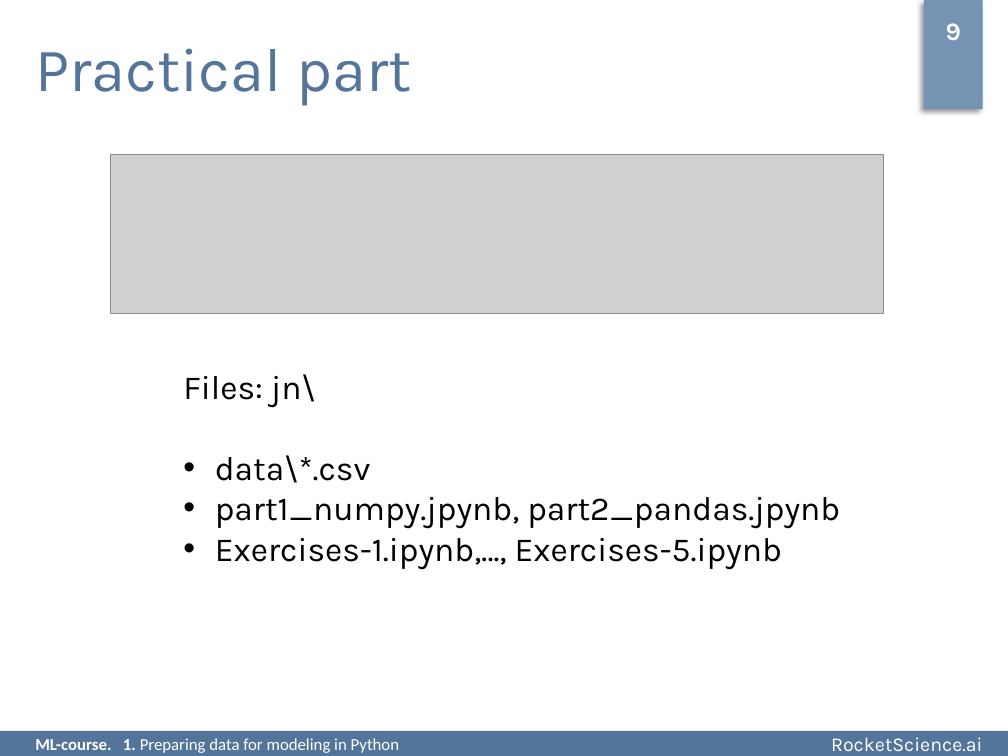
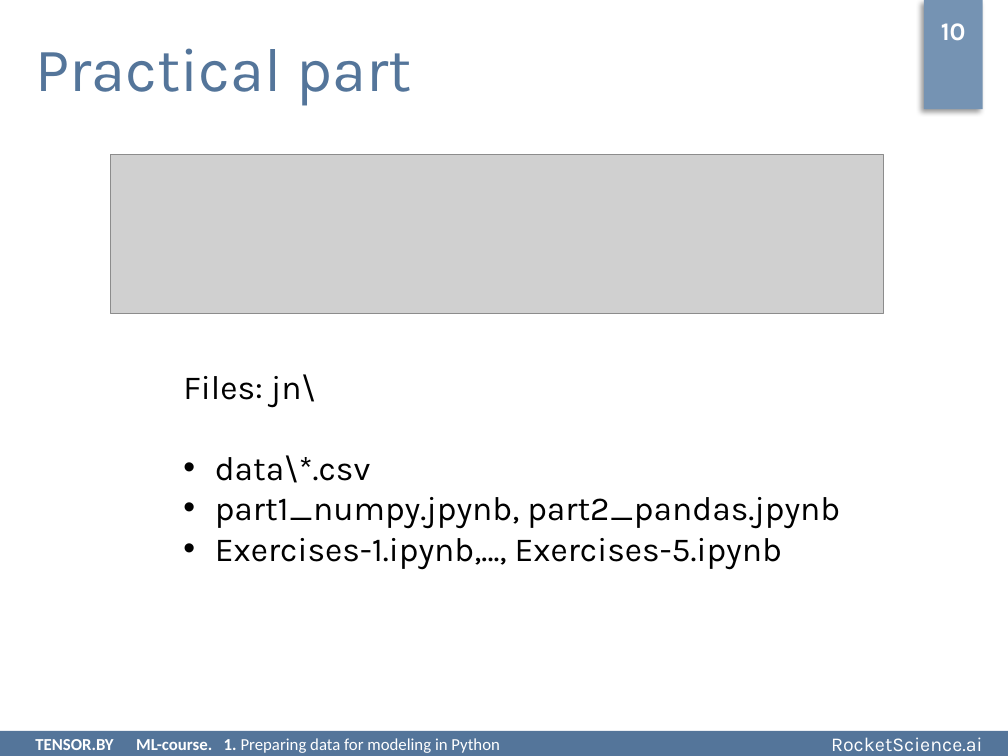
Before and after one commit to rjaffk/tensorby, a slide deck: slide 10 of lecture_introduction/presentation/lecture_introduction.pptx (slide 9 before the commit). Drawn at 1008x756 pixels with LibreOffice and Linux fonts; fonts in the diff are those of the drawing; grey boxes stand for pictures; background and template pictures are left out. Boxes give left, top, right and bottom in pixels: in the first picture for what was removed or moved away, otherwise in the second. Text is boxed around its words. In the diff, an @@ line names an element or a change of style, - is before the commit and + after.

```diff
--- a/lecture_introduction/presentation/lecture_introduction.pptx
+++ b/lecture_introduction/presentation/lecture_introduction.pptx
@@ page number at [941,23,966,41]: text changed @@
-9
+10
@@ text at [35,738,499,753]: text changed @@
-ML-course. 1. Preparing data for modeling in Python
+TENSOR.BY ML-course. 1. Preparing data for modeling in Python
```
Also in this commit, not shown: 7 other slides changed, 1 slide added, 3 other files.
